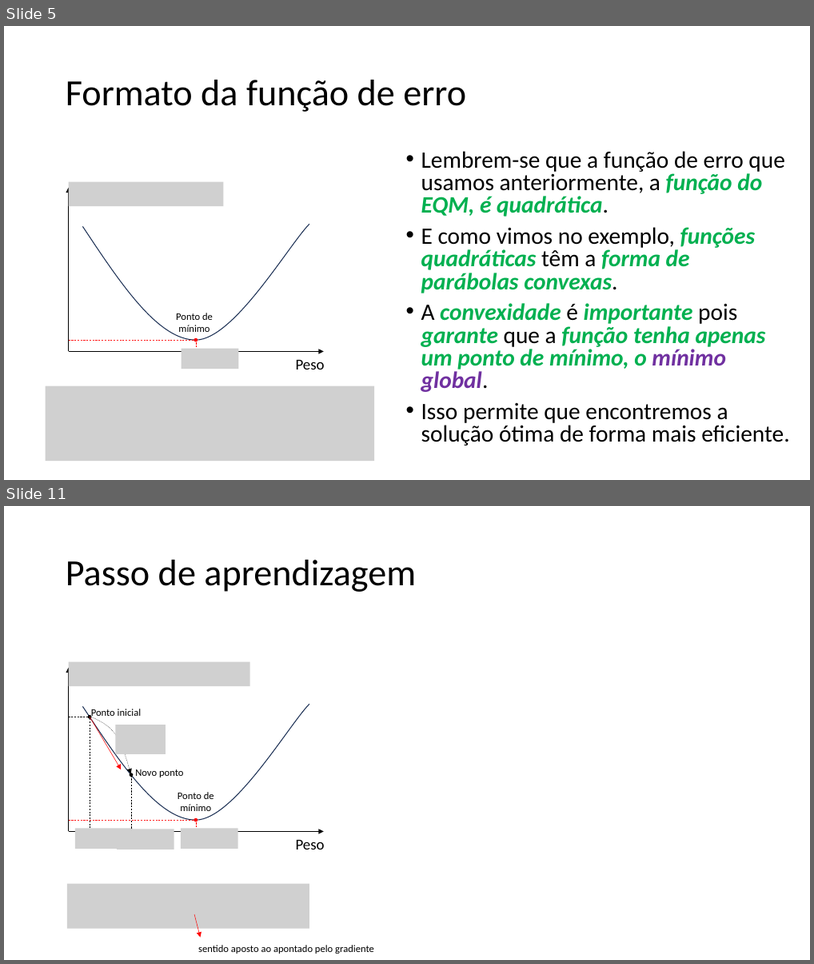
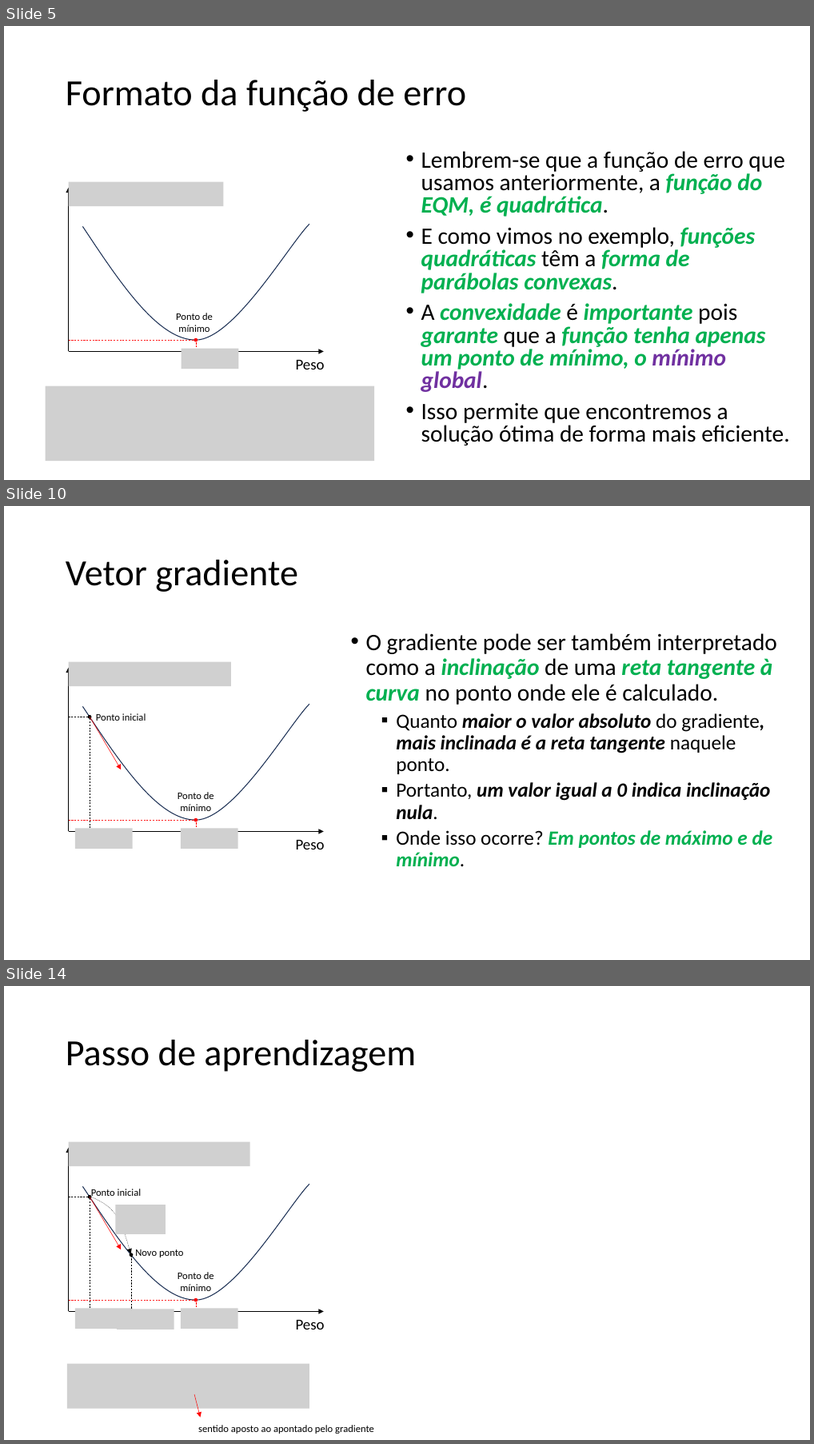
Before and after one commit to zz4fap/tp557-iot-ml, a slide deck: slides/TP557_6_Minimizando_o_erro.pptx. Shown one above the other, each under a label of ours: slides 5 and 11 before the commit, slides 5, 10 and 14 after it; the slides between them are not shown. The pictures are 814x964 and 814x1444 pixels, drawn with LibreOffice and Linux fonts; fonts in the diff are those of the drawing; grey boxes stand for pictures. Boxes give left, top, right and bottom in pixels: in the first picture for what was removed or moved away, otherwise in the second. Text is boxed around its words. In the diff, an @@ line names an element or a change of style, - is before the commit and + after.

```diff
--- a/slides/TP557_6_Minimizando_o_erro.pptx
+++ b/slides/TP557_6_Minimizando_o_erro.pptx
@@ slide 10 added at (x1=4, y1=506, x2=810, y2=960), background #FFFFFF @@
@@ title added at (x1=66, y1=560, x2=298, y2=592), 44 pt, text #000000 @@
+Vetor gradiente
@@ text added at (x1=366, y1=633, x2=778, y2=866), 24 pt, text #000000, bold, italic @@
+• O gradiente pode ser também interpretado como a inclinação de uma reta tangente à curva no ponto onde ele é calculado.
+  ▪ Quanto maior o valor absoluto do gradiente, mais inclinada é a reta tangente naquele ponto.
+  ▪ Portanto, um valor igual a 0 indica inclinação nula.
+  ▪ Onde isso ocorre? Em pontos de máximo e de mínimo.
@@ arrow added from (90, 716) to (121, 769), #FF0000 0.5 pt @@
@@ group added at (x1=68, y1=661, x2=325, y2=849): 4 lines, 3 pictures, 3 texts, 2 arrows, 2 ellipses, 1 freeform shape @@
+Peso
+Ponto de mínimo
+Ponto inicial
@@ what was slide 11 is now slide 14 @@
```
Also in this commit, not shown: 6 slides changed, 2 other slides added.
